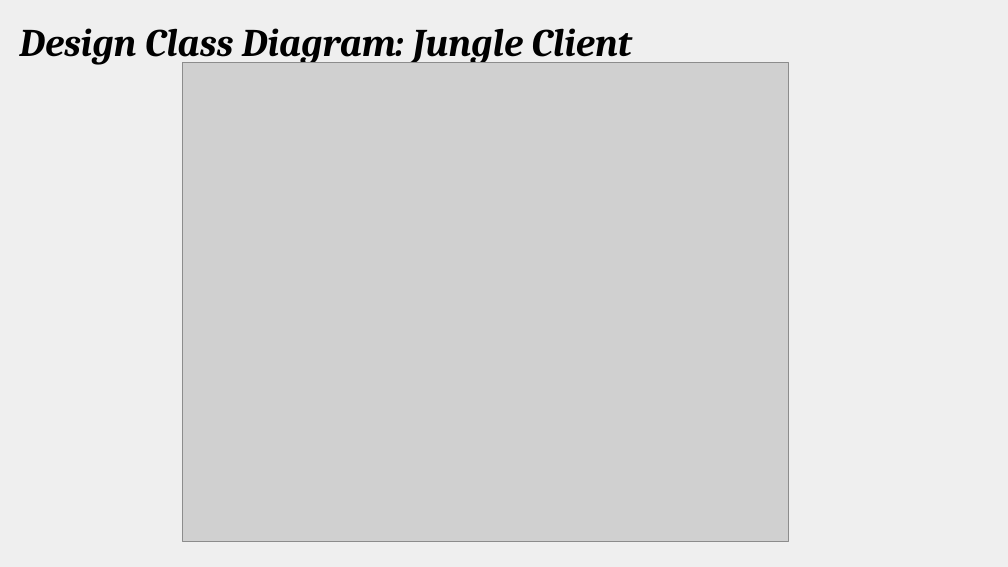
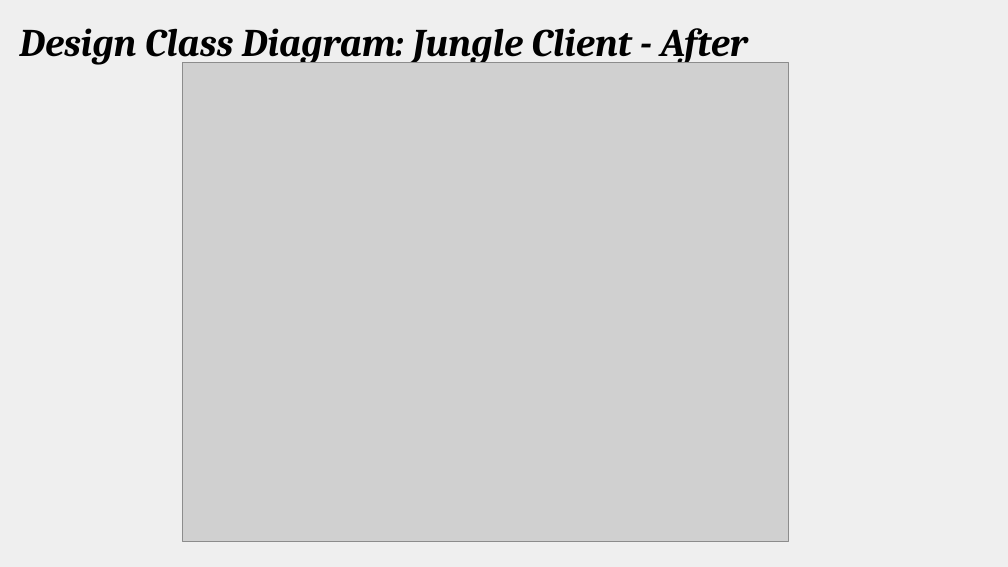
Before and after one commit to amgunden/cs414-f17-301-chessire-coders, a slide deck: slide 4 of documentation/P4 Presentation.pptx. Drawn at 1008x567 pixels with LibreOffice and Linux fonts; fonts in the diff are those of the drawing; grey boxes stand for pictures. Boxes give left, top, right and bottom in pixels: in the first picture for what was removed or moved away, otherwise in the second. Text is boxed around its words. In the diff, an @@ line names an element or a change of style, - is before the commit and + after.

```diff
--- a/documentation/P4 Presentation.pptx
+++ b/documentation/P4 Presentation.pptx
@@ title at [19, 28, 748, 65]: text changed @@
-Design Class Diagram: Jungle Client
+Design Class Diagram: Jungle Client - After
```
Also in this commit, not shown: 5 other slides changed, 2 slides added, 1 slide removed, 1 other file.
